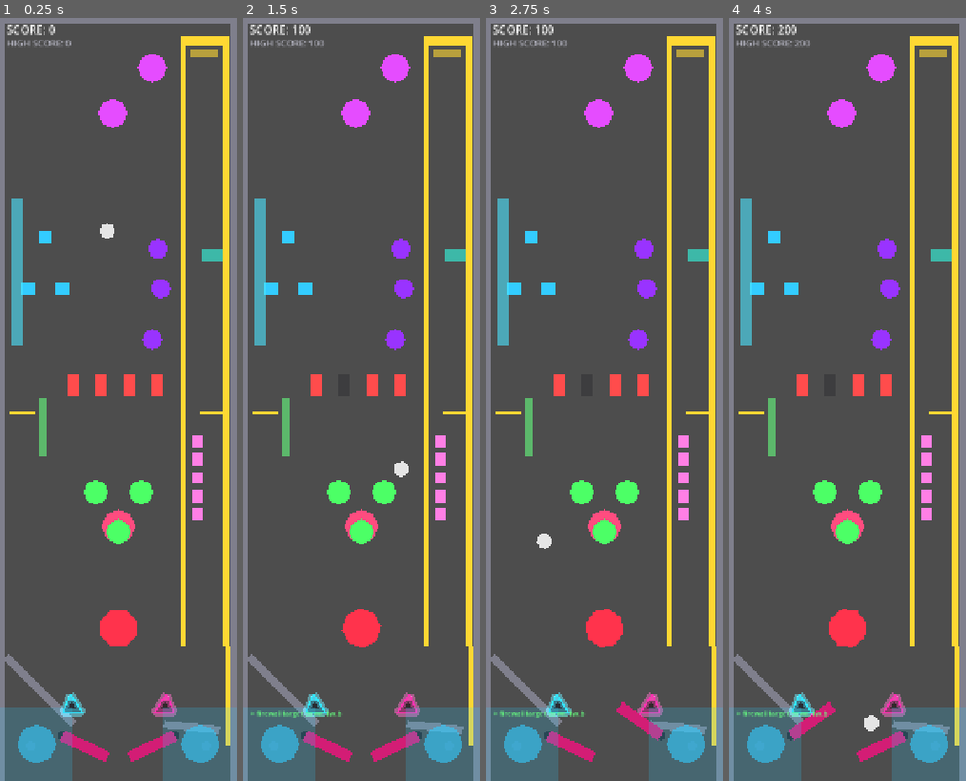
Above: before the commit, frames 1-4 (left to right).
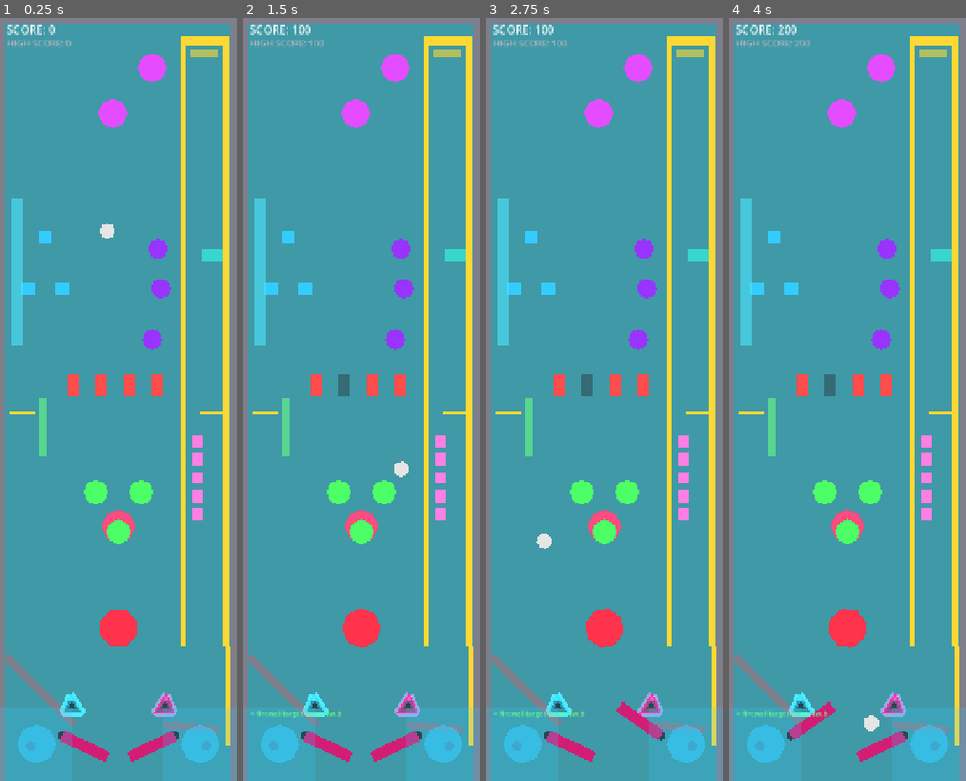
Above: after the commit, the same moments.

Repository: nobody174/pinball-adventure
Game: Godot game, scene res://tables/the_glitch/the_glitch.tscn
Two runs of this game, one before a commit and one after it. Both use one fixed random seed, a clock stepped at 60 frames per second and the inputs below. This scene is started directly instead of the project's main scene.
Inputs (mouse positions are in pixels of both pictures, inside the frame that each line leads up to):
- Up to frame 1 (0.25 s): no input
- Up to frame 2 (1.5 s): tap Enter at 0.5 s; move the mouse to (413, 361) at 0.52 s; hold Right (flip_right) 0.53-1.25 s; tap Up (launch_ball) at 0.6 s; click (413, 361) at 0.67 s; drag from (314, 437) to (361, 529) at 1.27 s
- Up to frame 3 (2.75 s): tap Space (nudge) at 2 s; move the mouse to (628, 231) at 2.02 s; hold Right (flip_right) from 2.03 s (still down); hold Shift from 2.03 s (still down)
- Up to frame 4 (4 s): release Right (flip_right) at 2.75 s; release Shift at 2.75 s; drag from (835, 552) to (757, 285) at 2.77 s; tap Enter at 3.5 s; move the mouse to (918, 513) at 3.52 s; hold Left (flip_left) from 3.53 s (still down); tap Ctrl at 3.6 s

The runs differ from the first frame. In frame 1, 85% of the frame differs, in the area x 2-98%, y 0-100%; in frame 2, 85%; in frame 3, 85%; in frame 4, 85%.

Commit message:
feat(the_glitch): first real visual pass -- animated grid background
Table has had no background at all up to this point -- just the
engine's default clear color behind flat placeholder shapes, which is
a big part of why it read as unfinished. Starting the visual pass
here since it's the single highest-impact, lowest-risk change: one
full-table background layer instead of touching 20+ individual
element sprites.

Reused (rather than reinvented) the scrolling grid shader from the
§10b performance spike, which already passed its real-hardware
60fps test earlier this project -- copied into
tables/the_glitch/fx/ instead of referencing spike_10b/ directly,
since that folder is explicitly throwaway per the GDD and production
content shouldn't depend on it. Tuned toward the established cyan
neon palette (slingshots/flippers) rather than the spike's original
pink, and slowed the scroll for a background rather than an
in-your-face demo effect.

Background is a Polygon2D (not ColorRect) to stay consistent with
the rest of the scene's Node2D/world-space style rather than mixing
in a Control node.

66/66 tests passing, clean headless parse (no shader compile errors).
Next: unify the flat gray wall/boundary colors to match this palette.

Diff:
--- /dev/null
+++ b/tables/the_glitch/fx/scrolling_grid_bg.gdshader
@@ -0,0 +1,20 @@
+shader_type canvas_item;
+
+// Animated scrolling grid background — cheap (no texture sampling, just
+// procedural lines). Confirmed steady 60fps on real mobile hardware (§10b
+// performance spike, see docs/PROGRESS.md) before being adopted here.
+
+uniform vec4 grid_color : source_color = vec4(0.2, 0.9, 1.0, 0.5);
+uniform vec4 bg_color : source_color = vec4(0.03, 0.04, 0.08, 1.0);
+uniform float scroll_speed : hint_range(0.0, 2.0) = 0.15;
+uniform float grid_scale : hint_range(4.0, 64.0) = 20.0;
+
+void fragment() {
+	vec2 uv = UV;
+	uv.y += TIME * scroll_speed;
+	vec2 grid_uv = fract(uv * grid_scale);
+	float line_x = smoothstep(0.0, 0.04, grid_uv.x) * smoothstep(0.0, 0.04, 1.0 - grid_uv.x);
+	float line_y = smoothstep(0.0, 0.04, grid_uv.y) * smoothstep(0.0, 0.04, 1.0 - grid_uv.y);
+	float line = 1.0 - min(line_x, line_y);
+	COLOR = mix(bg_color, grid_color, line);
+}
--- a/tables/the_glitch/the_glitch.tscn
+++ b/tables/the_glitch/the_glitch.tscn
@@ -11,6 +11,14 @@
 [ext_resource type="Script" uid="uid://iqcbnxw86gea" path="res://core/physics/drop_target.gd" id="9_drop"]
 [ext_resource type="Script" path="res://core/physics/spinner.gd" id="10_spinner"]
 [ext_resource type="Script" path="res://core/physics/saucer.gd" id="11_saucer"]
+[ext_resource type="Shader" path="res://tables/the_glitch/fx/scrolling_grid_bg.gdshader" id="12_bg_shader"]
+
+[sub_resource type="ShaderMaterial" id="ShaderMaterial_bg"]
+shader = ExtResource("12_bg_shader")
+shader_parameter/grid_color = Color(0.2, 0.9, 1, 0.5)
+shader_parameter/bg_color = Color(0.03, 0.04, 0.08, 1)
+shader_parameter/scroll_speed = 0.15
+shader_parameter/grid_scale = 20.0
 
 [sub_resource type="RectangleShape2D" id="RectangleShape2D_target"]
 size = Vector2(24, 24)
@@ -66,9 +74,15 @@
 [node name="TheGlitch" unique_id=1364637713 instance=ExtResource("1_base")]
 script = ExtResource("4_glitch")
 
-[node name="PhysicsPrototype" parent="." index="2" unique_id=1217632911 instance=ExtResource("2_physics")]
-
-[node name="ShaderNodeTargets" type="Node2D" parent="." index="3" unique_id=1436813506]
+[node name="Background" type="Polygon2D" parent="." index="2"]
+material = SubResource("ShaderMaterial_bg")
+color = Color(1, 1, 1, 1)
+polygon = PackedVector2Array(-20, -680, 440, -680, 440, 720, -20, 720)
+uv = PackedVector2Array(0, 0, 1, 0, 1, 1, 0, 1)
+
+[node name="PhysicsPrototype" parent="." index="3" unique_id=1217632911 instance=ExtResource("2_physics")]
+
+[node name="ShaderNodeTargets" type="Node2D" parent="." index="4" unique_id=1436813506]
 
 [node name="ShaderNodeA" type="Area2D" parent="ShaderNodeTargets" index="0" unique_id=1550424965]
 position = Vector2(80, -260)
@@ -109,13 +123,13 @@
 color = Color(0.2, 0.8, 1, 1)
 polygon = PackedVector2Array(-12, -12, 12, -12, 12, 12, -12, 12)
 
-[node name="GlitchCoreBounce" type="StaticBody2D" parent="." index="4" unique_id=1159394699]
+[node name="GlitchCoreBounce" type="StaticBody2D" parent="." index="5" unique_id=1159394699]
 position = Vector2(210, 430)
 
 [node name="CollisionShape2D" type="CollisionShape2D" parent="GlitchCoreBounce" index="0" unique_id=759893931]
 shape = SubResource("CircleShape2D_core_bounce")
 
-[node name="GlitchCore" type="Area2D" parent="." index="5" unique_id=668917325]
+[node name="GlitchCore" type="Area2D" parent="." index="6" unique_id=668917325]
 position = Vector2(210, 430)
 script = ExtResource("5_toy")
 
@@ -126,7 +140,7 @@
 color = Color(1, 0.2, 0.3, 1)
 polygon = PackedVector2Array(35, 0, 24.75, 24.75, 0, 35, -24.75, 24.75, -35, 0, -24.75, -24.75, 0, -35, 24.75, -24.75)
 
-[node name="LeftSlingshot" type="Area2D" parent="." index="6" unique_id=1190830539]
+[node name="LeftSlingshot" type="Area2D" parent="." index="7" unique_id=1190830539]
 position = Vector2(125, 565)
 script = ExtResource("6_slingshot")
 kick_direction = Vector2(-0.4, -1)
@@ -153,7 +167,7 @@
 default_color = Color(0.2, 0.9, 1, 1)
 joint_mode = 1
 
-[node name="RightSlingshot" type="Area2D" parent="." index="7" unique_id=946211689]
+[node name="RightSlingshot" type="Area2D" parent="." index="8" unique_id=946211689]
 position = Vector2(295, 565)
 script = ExtResource("6_slingshot")
 kick_direction = Vector2(0.4, -1)
@@ -180,7 +194,7 @@
 default_color = Color(1, 0.2, 0.7, 1)
 joint_mode = 1
 
-[node name="LeftOutlanePost" type="StaticBody2D" parent="." index="8"]
+[node name="LeftOutlanePost" type="StaticBody2D" parent="." index="9"]
 position = Vector2(55, 638)
 
 [node name="CollisionShape2D" type="CollisionShape2D" parent="LeftOutlanePost" index="0"]
@@ -190,7 +204,7 @@
 color = Color(0.35, 0.35, 0.4, 1)
 polygon = PackedVector2Array(9, 0, 6.364, 6.364, 0, 9, -6.364, 6.364, -9, 0, -6.364, -6.364, 0, -9, 6.364, -6.364)
 
-[node name="RightOutlanePost" type="StaticBody2D" parent="." index="9"]
+[node name="RightOutlanePost" type="StaticBody2D" parent="." index="10"]
 position = Vector2(365, 638)
 
 [node name="CollisionShape2D" type="CollisionShape2D" parent="RightOutlanePost" index="0"]
@@ -200,7 +214,7 @@
 color = Color(0.35, 0.35, 0.4, 1)
 polygon = PackedVector2Array(9, 0, 6.364, 6.364, 0, 9, -6.364, 6.364, -9, 0, -6.364, -6.364, 0, -9, 6.364, -6.364)
 
-[node name="SpriteCacheBumpers" type="Node2D" parent="." index="10" unique_id=556817153]
+[node name="SpriteCacheBumpers" type="Node2D" parent="." index="11" unique_id=556817153]
 
 [node name="CacheBumperA" type="StaticBody2D" parent="SpriteCacheBumpers" index="0" unique_id=1368140525]
 position = Vector2(280, -240)
@@ -256,7 +270,7 @@
 [node name="CollisionShape2D" type="CollisionShape2D" parent="SpriteCacheBumpers/CacheBumperC/KickArea" index="0" unique_id=2104524530]
 shape = SubResource("CircleShape2D_cache_bumper")
 
-[node name="ClockLane" type="Area2D" parent="." index="11" unique_id=2044595204]
+[node name="ClockLane" type="Area2D" parent="." index="12" unique_id=2044595204]
 position = Vector2(30, -200)
 script = ExtResource("3_target")
 target_id = "clock_lane"
@@ -269,7 +283,7 @@
 color = Color(0.3, 0.9, 1, 0.6)
 polygon = PackedVector2Array(-9, -130, 9, -130, 9, 130, -9, 130)
 
-[node name="Spinner" type="Area2D" parent="." index="12"]
+[node name="Spinner" type="Area2D" parent="." index="13"]
 position = Vector2(375, 50)
 script = ExtResource("10_spinner")
 target_id = "spin_a"
@@ -281,7 +295,7 @@
 color = Color(1, 0.85, 0.2, 1)
 polygon = PackedVector2Array(-22, -3, 22, -3, 22, 3, -22, 3)
 
-[node name="RolloverGate" type="Area2D" parent="." index="13"]
+[node name="RolloverGate" type="Area2D" parent="." index="14"]
 position = Vector2(75, 75)
 script = ExtResource("3_target")
 target_id = "rollover_gate"
@@ -294,7 +308,7 @@
 color = Color(0.4, 1, 0.5, 0.6)
 polygon = PackedVector2Array(-7, -50, 7, -50, 7, 50, -7, 50)
 
-[node name="StandupBank" type="Node2D" parent="." index="14"]
+[node name="StandupBank" type="Node2D" parent="." index="15"]
 
 [node name="Standup1" type="Area2D" parent="StandupBank" index="0"]
 position = Vector2(350, 100)
@@ -361,7 +375,7 @@
 color = Color(1, 0.5, 0.9, 1)
 polygon = PackedVector2Array(-11, -11, 11, -11, 11, 11, -11, 11)
 
-[node name="FirewallBreach" type="Node2D" parent="." index="15" unique_id=756633679]
+[node name="FirewallBreach" type="Node2D" parent="." index="16" unique_id=756633679]
 
 [node name="FirewallA" type="Area2D" parent="FirewallBreach" index="0" unique_id=2074171290]
 position = Vector2(130, 0)
@@ -411,7 +425,7 @@
 color = Color(1, 0.3, 0.3, 1)
 polygon = PackedVector2Array(-10, -20, 10, -20, 10, 20, -10, 20)
 
-[node name="PopBumperCluster" type="Node2D" parent="." index="16"]
+[node name="PopBumperCluster" type="Node2D" parent="." index="17"]
 
 [node name="PopBumperA" type="StaticBody2D" parent="PopBumperCluster" index="0"]
 position = Vector2(170, 190)
@@ -467,7 +481,7 @@
 [node name="CollisionShape2D" type="CollisionShape2D" parent="PopBumperCluster/PopBumperC/KickArea" index="0"]
 shape = SubResource("CircleShape2D_pop_bumper")
 
-[node name="VramPipeline" type="Area2D" parent="." index="17" unique_id=1516095850]
+[node name="VramPipeline" type="Area2D" parent="." index="18" unique_id=1516095850]
 position = Vector2(375, -230)
 script = ExtResource("3_target")
 target_id = "vram_pipeline"
@@ -480,7 +494,7 @@
 color = Color(0.2, 1, 0.9, 0.6)
 polygon = PackedVector2Array(-18, -12, 18, -12, 18, 12, -18, 12)
 
-[node name="Saucer" type="Area2D" parent="." index="18"]
+[node name="Saucer" type="Area2D" parent="." index="19"]
 position = Vector2(200, -480)
 script = ExtResource("11_saucer")
 target_id = "saucer_main"
@@ -495,7 +509,7 @@
 color = Color(0.9, 0.3, 1, 1)
 polygon = PackedVector2Array(26, 0, 18.385, 18.385, 0, 26, -18.385, 18.385, -26, 0, -18.385, -18.385, 0, -26, 18.385, -18.385)
 
-[node name="HighSpeedLoop" type="Area2D" parent="." index="19"]
+[node name="HighSpeedLoop" type="Area2D" parent="." index="20"]
 position = Vector2(362, -585)
 script = ExtResource("3_target")
 target_id = "high_speed_loop"
@@ -508,7 +522,7 @@
 color = Color(1, 0.85, 0.2, 0.6)
 polygon = PackedVector2Array(-25, -7, 25, -7, 25, 7, -25, 7)
 
-[node name="Saucer2" type="Area2D" parent="." index="20"]
+[node name="Saucer2" type="Area2D" parent="." index="21"]
 position = Vector2(270, -560)
 script = ExtResource("11_saucer")
 target_id = "saucer_secondary"
@@ -523,7 +537,7 @@
 color = Color(0.9, 0.3, 1, 1)
 polygon = PackedVector2Array(26, 0, 18.385, 18.385, 0, 26, -18.385, 18.385, -26, 0, -18.385, -18.385, 0, -26, 18.385, -18.385)
 
-[node name="Spinner2" type="Area2D" parent="." index="21"]
+[node name="Spinner2" type="Area2D" parent="." index="22"]
 position = Vector2(40, 50)
 script = ExtResource("10_spinner")
 target_id = "spin_b"
@@ -535,7 +549,7 @@
 color = Color(1, 0.85, 0.2, 1)
 polygon = PackedVector2Array(-22, -3, 22, -3, 22, 3, -22, 3)
 
-[node name="Feedback" type="CanvasLayer" parent="." index="22" unique_id=1738526509]
+[node name="Feedback" type="CanvasLayer" parent="." index="23" unique_id=1738526509]
 layer = 10
 
 [node name="Label" type="Label" parent="Feedback" index="0" unique_id=1340523282]
Not shown, added: tables/the_glitch/fx/scrolling_grid_bg.gdshader.uid
